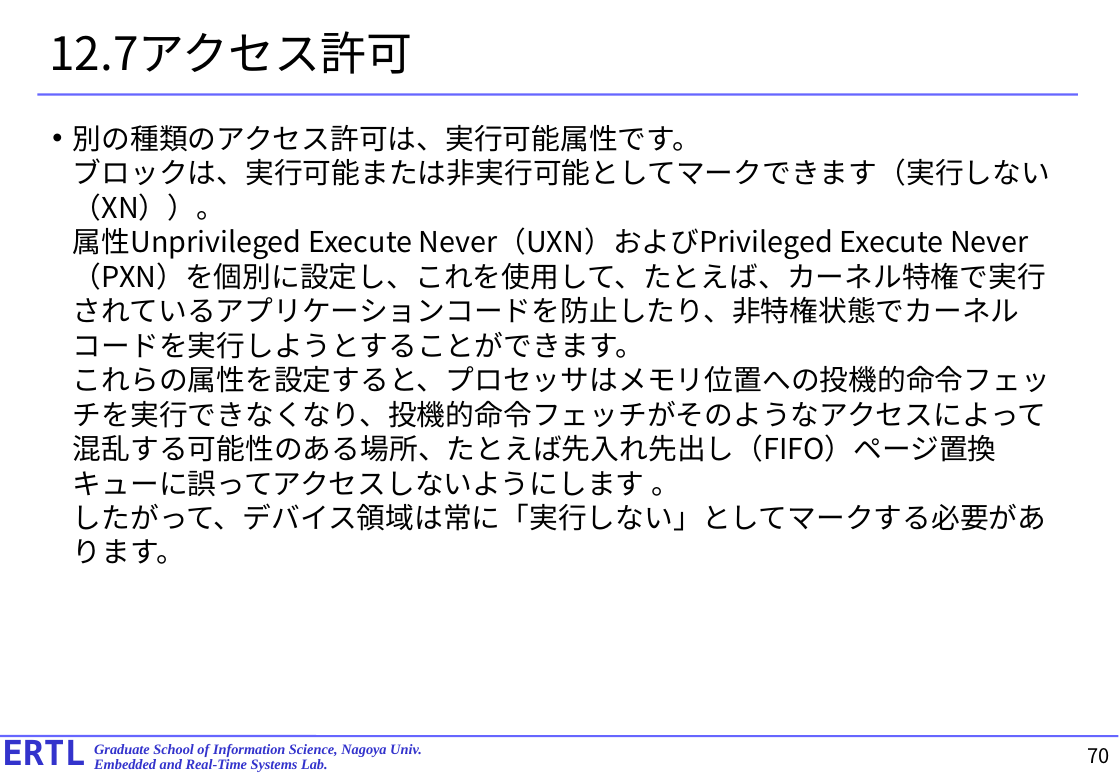
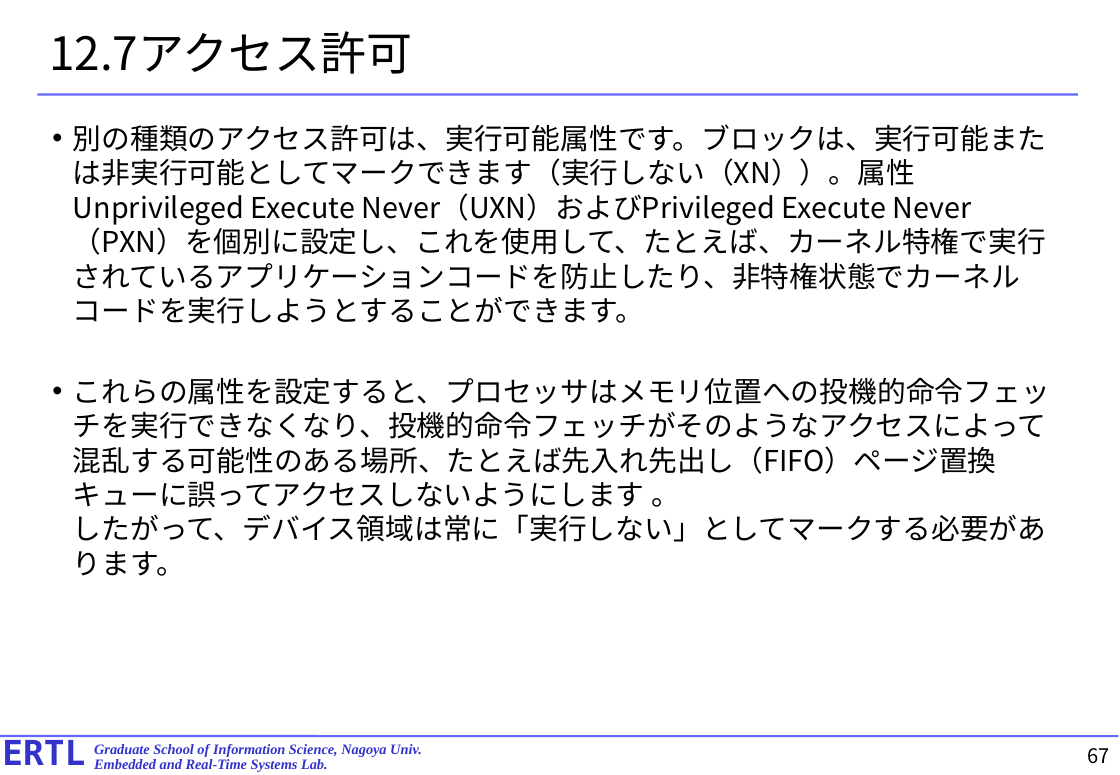
Before and after one commit to exshonda/arm64_basic, a slide deck: slide 67 of text/10.chapter12.pptx (slide 70 before the commit). Drawn at 1120x775 pixels with LibreOffice and Linux fonts; fonts in the diff are those of the drawing. Boxes give left, top, right and bottom in pixels: in the first picture for what was removed or moved away, otherwise in the second. Text is boxed around its words. In the diff, an @@ line names an element or a change of style, - is before the commit and + after.

```diff
--- a/text/10.chapter12.pptx
+++ b/text/10.chapter12.pptx
@@ text at [73, 124, 1050, 576]: text changed @@
-• 別の種類のアクセス許可は、実行可能属性です。
-  ブロックは、実行可能または非実行可能としてマークできます（実行しない（XN））。
-  属性Unprivileged Execute Never（UXN）およびPrivileged Execute Never（PXN）を個別に設定し、これを使用して、たとえば、カーネル特権で実行されているアプリケーションコードを防止したり、非特権状態でカーネルコードを実行しようとすることができます。
-  これらの属性を設定すると、プロセッサはメモリ位置への投機的命令フェッチを実行できなくなり、投機的命令フェッチがそのようなアクセスによって混乱する可能性のある場所、たとえば先入れ先出し（FIFO）ページ置換キューに誤ってアクセスしないようにします 。
-  したがって、デバイス領域は常に「実行しない」としてマークする必要があります。
+• 別の種類のアクセス許可は、実行可能属性です。ブロックは、実行可能または非実行可能としてマークできます（実行しない（XN））。属性Unprivileged Execute Never（UXN）およびPrivileged Execute Never（PXN）を個別に設定し、これを使用して、たとえば、カーネル特権で実行されているアプリケーションコードを防止したり、非特権状態でカーネルコードを実行しようとすることができます。
+• これらの属性を設定すると、プロセッサはメモリ位置への投機的命令フェッチを実行できなくなり、投機的命令フェッチがそのようなアクセスによって混乱する可能性のある場所、たとえば先入れ先出し（FIFO）ページ置換キューに誤ってアクセスしないようにします 。
+  したがって、デバイス領域は常に「実行しない」としてマークする必要があります。
@@ page number at [1087, 748, 1109, 764]: text changed @@
-70
+67
```
Also in this commit, not shown: 31 other slides changed, 3 slides removed.
